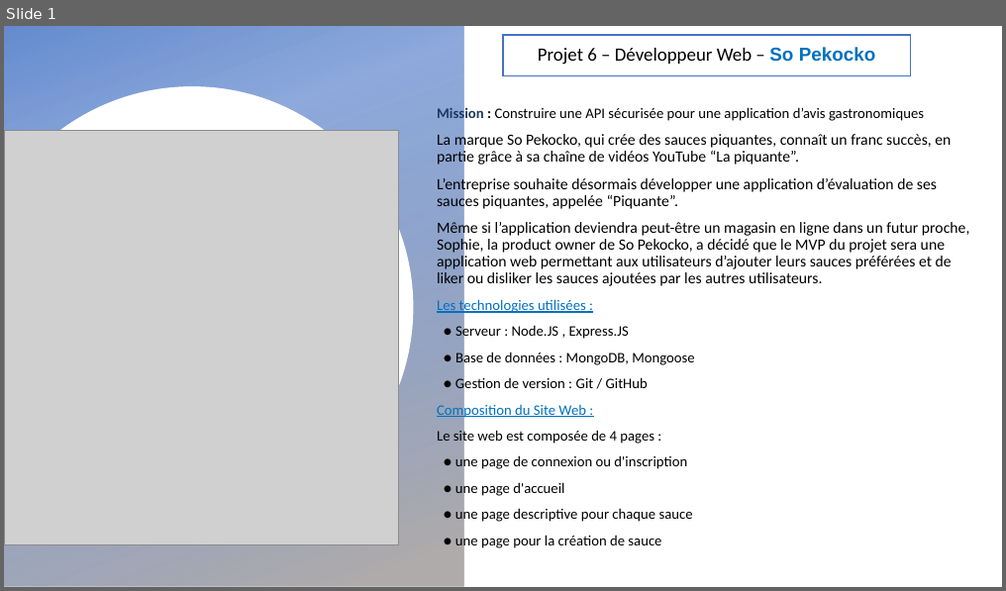
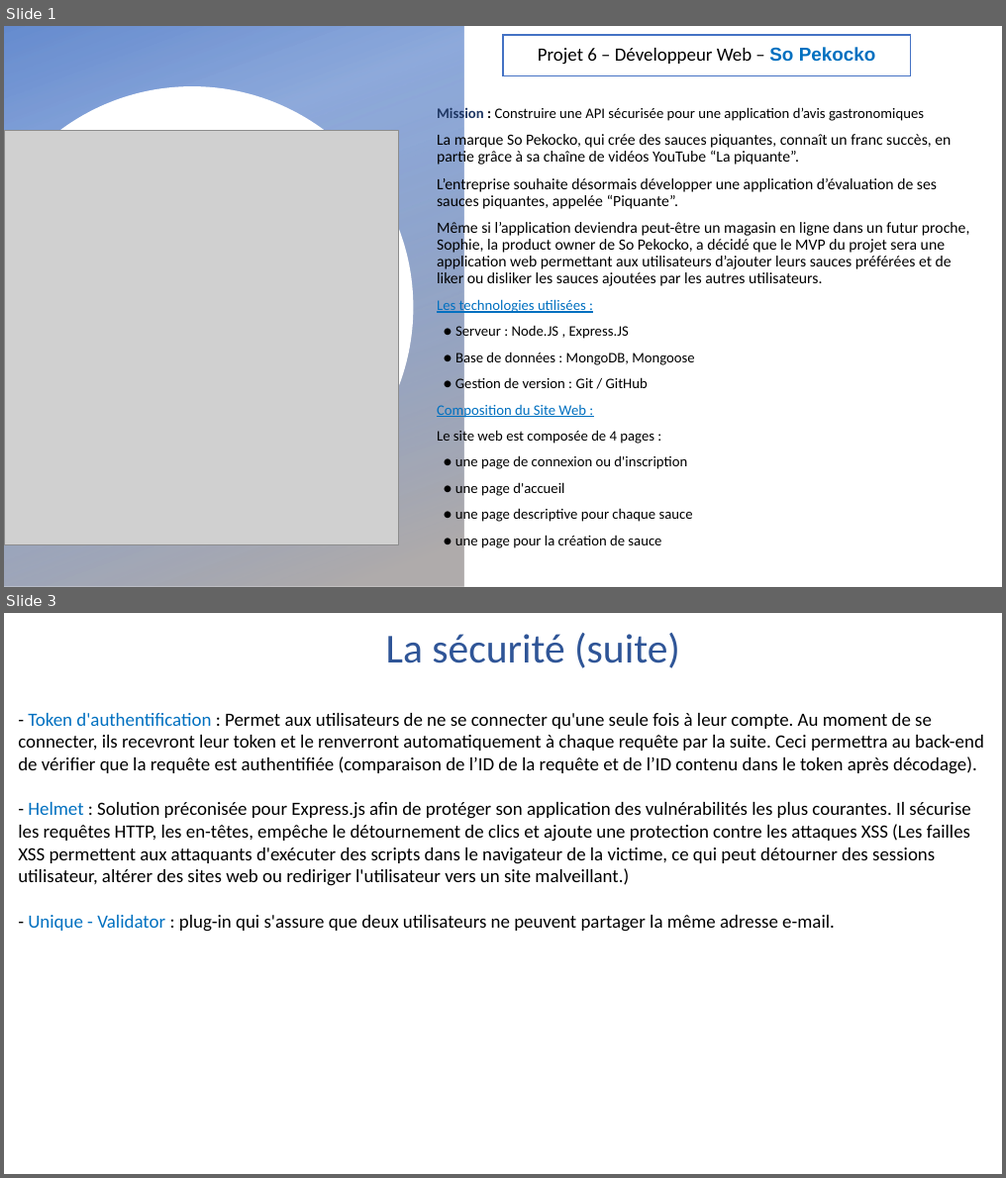
Before and after one commit to OlivierBASQUIN/OlivierBASQUIN, a slide deck: Présentation Projet 6 - So Peckocko.pptx. Shown one above the other, each under a label of ours: slide 1 before the commit, slides 1 and 3 after it; the slides between them are not shown. The pictures are 1006x591 and 1006x1178 pixels, drawn with LibreOffice and Linux fonts; fonts in the diff are those of the drawing; grey boxes stand for pictures; background and template pictures are left out. Boxes give left, top, right and bottom in pixels: in the first picture for what was removed or moved away, otherwise in the second. Text is boxed around its words. In the diff, an @@ line names an element or a change of style, - is before the commit and + after.

```diff
--- a/Présentation Projet 6 - So Peckocko.pptx
+++ b/Présentation Projet 6 - So Peckocko.pptx
@@ slide 3 added at (4,613,1002,1174), background #FFFFFF @@
@@ title added at (386,633,680,668), 39.6 pt, text #2F5597 @@
+La sécurité (suite)
@@ text added at (18,713,984,932), 18 pt, text #000000 @@
+- Token d'authentification : Permet aux utilisateurs de ne se connecter qu'une seule fois à leur compte. Au moment de se connecter, ils recevront leur token et le renverront automatiquement à chaque requête par la suite. Ceci permettra au back-end de vérifier que la requête est authentifiée (comparaison de l’ID de la requête et de l’ID contenu dans le token après décodage).
+- Helmet : Solution préconisée pour Express.js afin de protéger son application des vulnérabilités les plus courantes. Il sécurise les requêtes HTTP, les en-têtes, empêche le détournement de clics et ajoute une protection contre les attaques XSS (Les failles XSS permettent aux attaquants d'exécuter des scripts dans le navigateur de la victime, ce qui peut détourner des sessions utilisateur, altérer des sites web ou rediriger l'utilisateur vers un site malveillant.)
+- Unique - Validator : plug-in qui s'assure que deux utilisateurs ne peuvent partager la même adresse e-mail.
```
Also in this commit, not shown: 1 slide changed, 4 slides removed, 2 other files.
